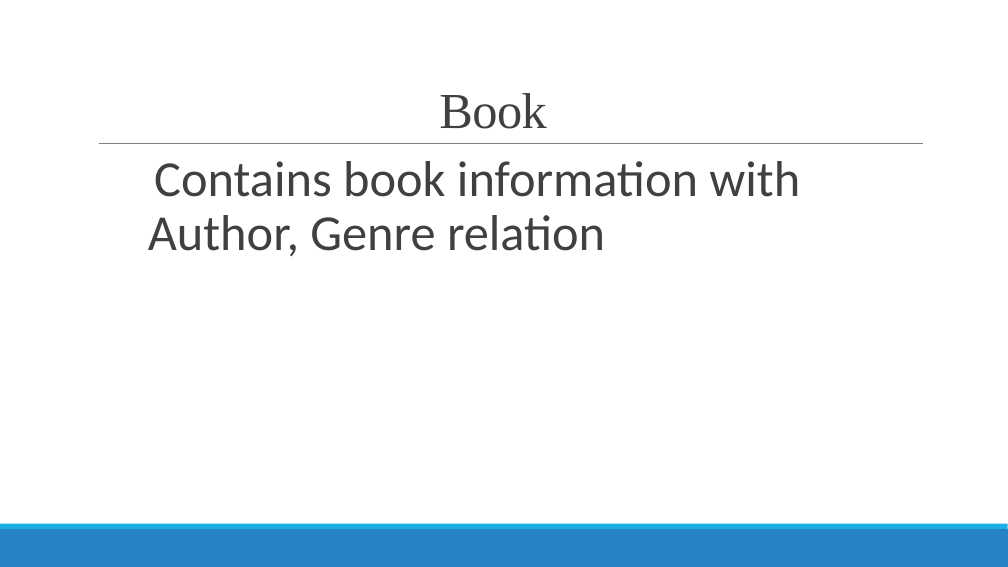
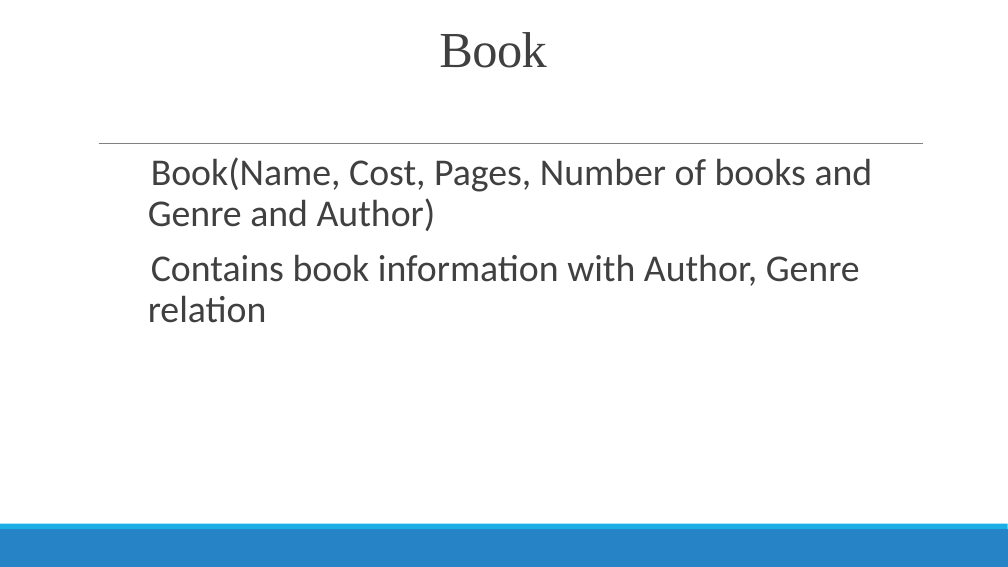
Before and after one commit to javohir101dev/online-library-management, a slide deck: slide 9 of documents/Online Library Management System.pptx (slide 7 before the commit). Drawn at 1008x567 pixels with LibreOffice and Linux fonts; fonts in the diff are those of the drawing. Boxes give left, top, right and bottom in pixels: in the first picture for what was removed or moved away, otherwise in the second. Text is boxed around its words. In the diff, an @@ line names an element or a change of style, - is before the commit and + after.

```diff
--- a/documents/Online Library Management System.pptx
+++ b/documents/Online Library Management System.pptx
@@ title "Book": place and size @@
-title "Book" at <box>439,93,547,129</box>
+title "Book" at <box>439,32,547,68</box>
@@ text at <box>148,157,873,231</box>: paragraph added @@
+  Book(Name, Cost, Pages, Number of books and Genre and Author)
@@ text at <box>148,254,860,323</box>: size 48 to 36 pt in "Contains book information with Author, Genre relation" @@
```
Also in this commit, not shown: 6 other slides changed, 6 slides added, 5 other files.
